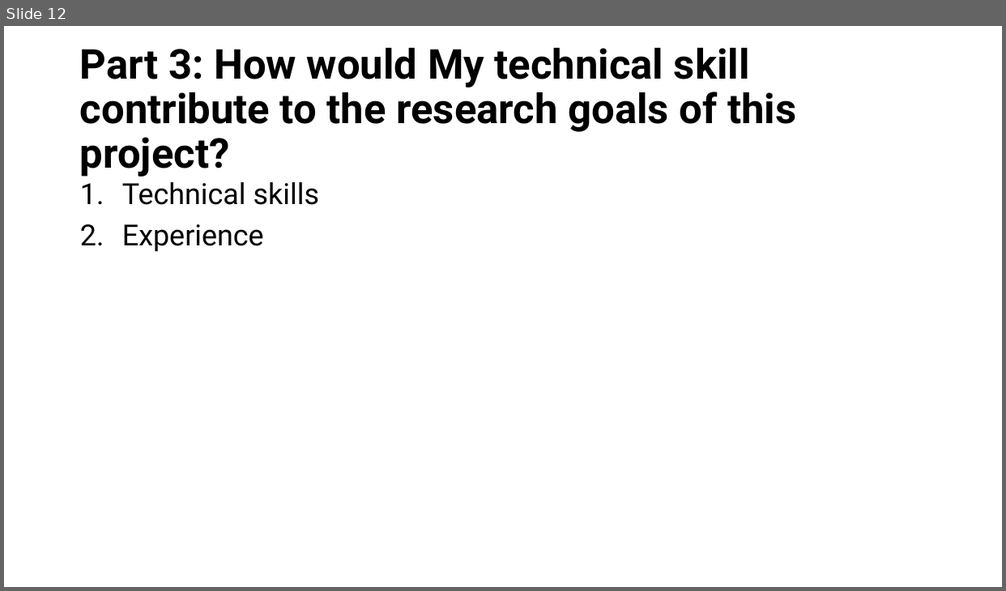
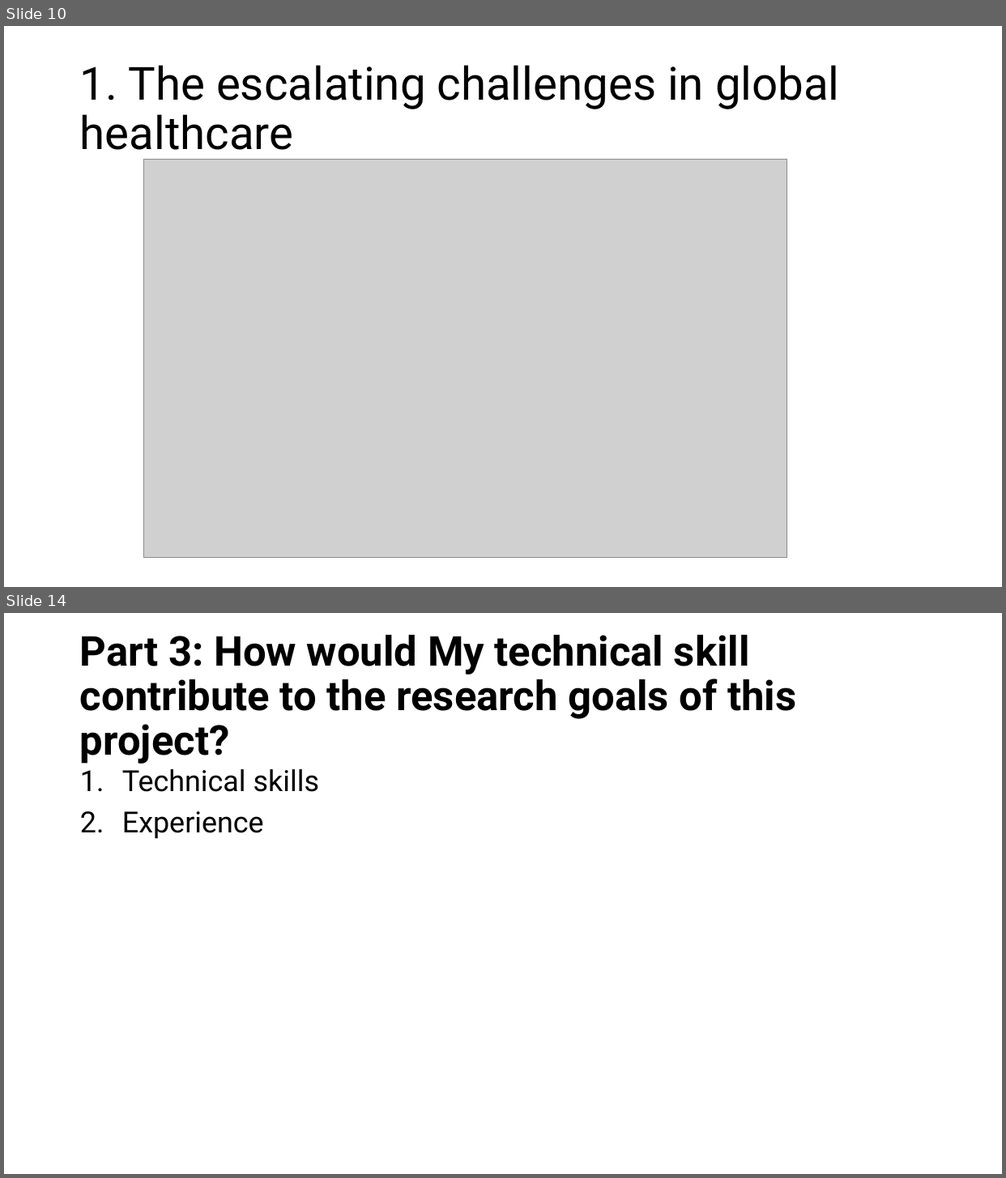
Before and after one commit to HeiderJeffer/Modeling-for-Societal-Complexity-in-Healthcare, a slide deck: Background and motivation.pptx. Shown one above the other, each under a label of ours: slide 12 before the commit, slides 10 and 14 after it; the slides between them are not shown. The pictures are 1006x591 and 1006x1178 pixels, drawn with LibreOffice and Linux fonts; fonts in the diff are those of the drawing; grey boxes stand for pictures. Boxes give left, top, right and bottom in pixels: in the first picture for what was removed or moved away, otherwise in the second. Text is boxed around its words. In the diff, an @@ line names an element or a change of style, - is before the commit and + after.

```diff
--- a/Background and motivation.pptx
+++ b/Background and motivation.pptx
@@ slide 10 added at box(4, 26, 1002, 587), background #FFFFFF @@
@@ title added at box(80, 65, 840, 160), 44 pt, text #000000 @@
+1. The escalating challenges in global healthcare
@@ picture added at box(143, 160, 787, 557) @@
@@ what was slide 12 is now slide 14 @@
```
Also in this commit, not shown: 4 slides changed, 2 other slides added, 1 slide removed.
